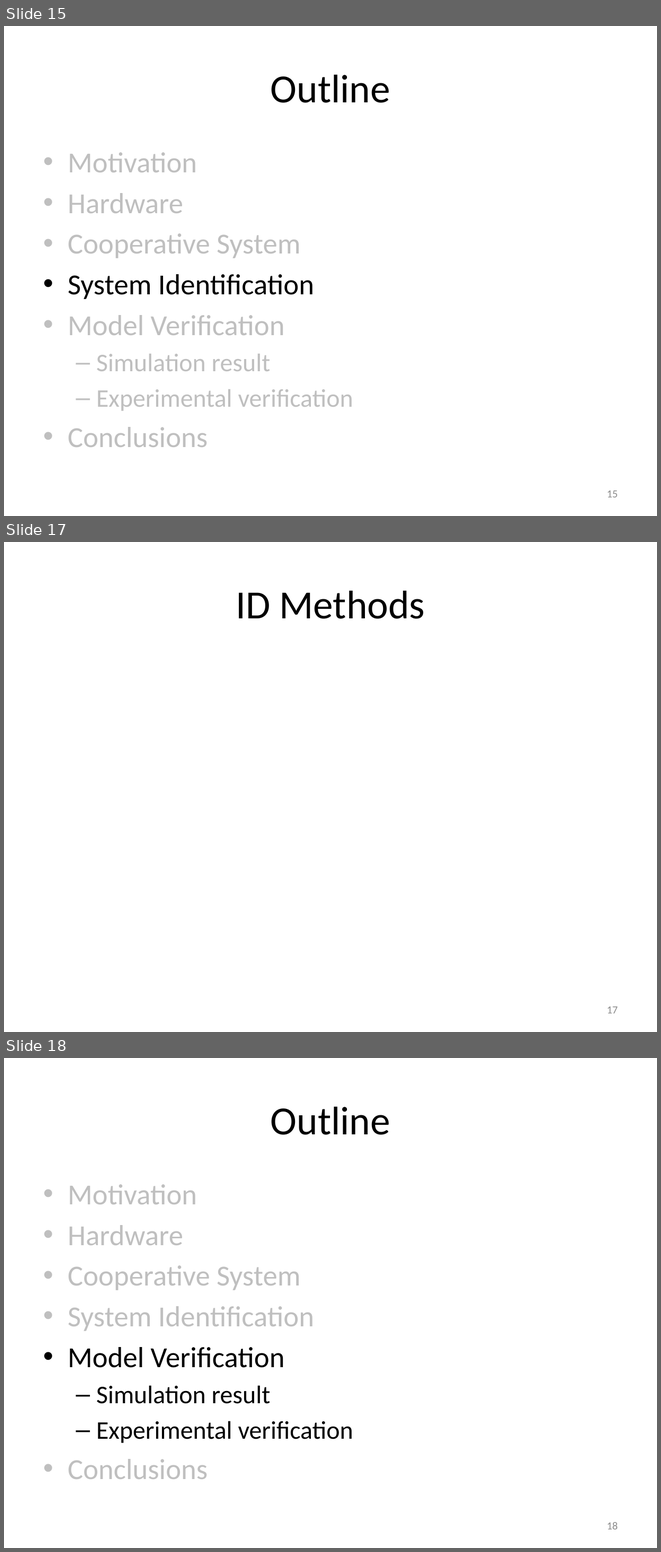
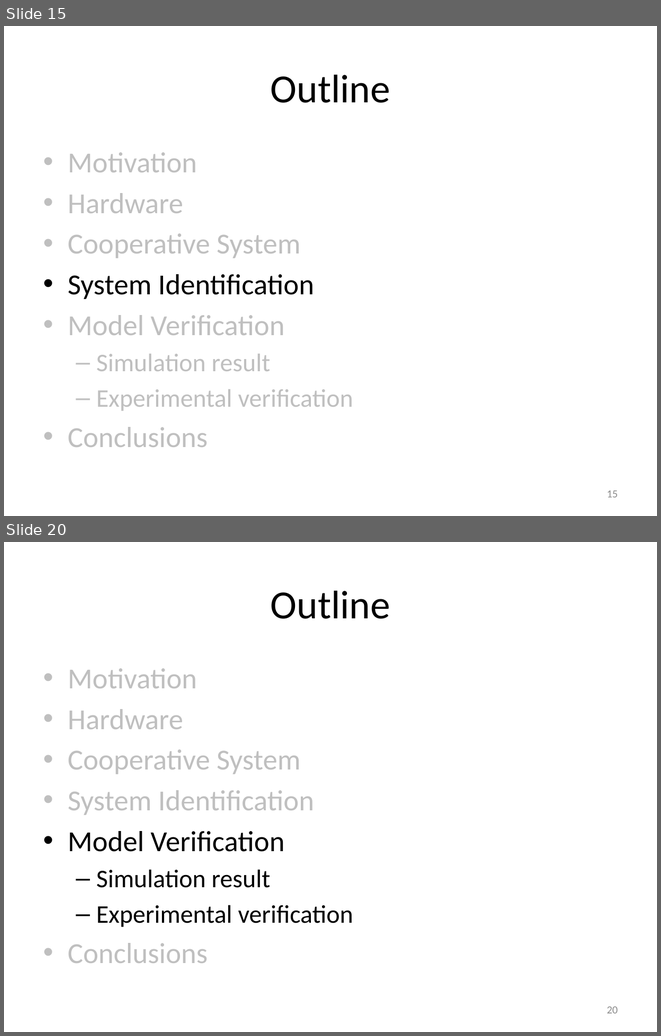
Before and after one commit to ryanjulian/manuscript-aamas2013, a slide deck: presentation/AAMAS_2013.pptx. Shown one above the other, each under a label of ours: slides 15, 17 and 18 before the commit, slides 15 and 20 after it; the slides between them are not shown. The pictures are 661x1552 and 661x1036 pixels, drawn with LibreOffice and Linux fonts; fonts in the diff are those of the drawing. Boxes give left, top, right and bottom in pixels: in the first picture for what was removed or moved away, otherwise in the second. Text is boxed around its words. In the diff, an @@ line names an element or a change of style, - is before the commit and + after.

```diff
--- a/presentation/AAMAS_2013.pptx
+++ b/presentation/AAMAS_2013.pptx
@@ slide 17 removed at (x1=4, y1=542, x2=657, y2=1032), background #FFFFFF @@
@@ title removed at (x1=236, y1=590, x2=425, y2=619) @@
-ID Methods
@@ page number removed at (x1=607, y1=1006, x2=618, y2=1013) @@
-17
@@ what was slide 18 is now slide 20 @@
@@ page number at (x1=607, y1=1006, x2=618, y2=1013): text changed @@
-18
+20
```
Also in this commit, not shown: 6 slides changed, 4 slides added, 1 other file.
